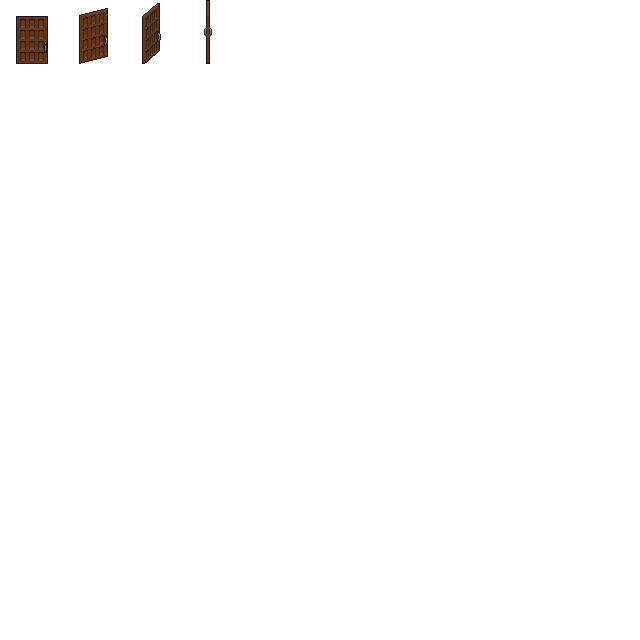
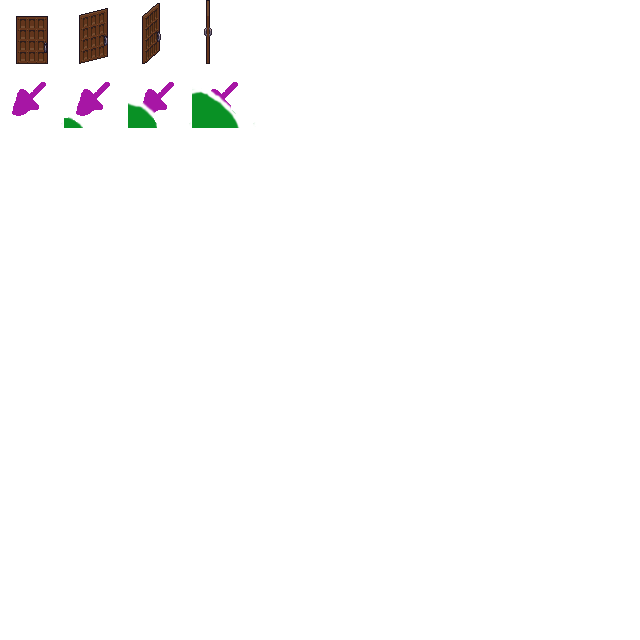
Layers edited between the first and the second 640 × 640 image:
added layer "ralo 4" above "ralo 3" over [192, 82, 256, 128]
added layer "ralo 3" above "ralo 2" over [128, 82, 192, 128]
added layer "ralo 2" above "ralo 1" over [64, 82, 127, 128]
added layer "ralo 1" over [12, 82, 64, 127]
